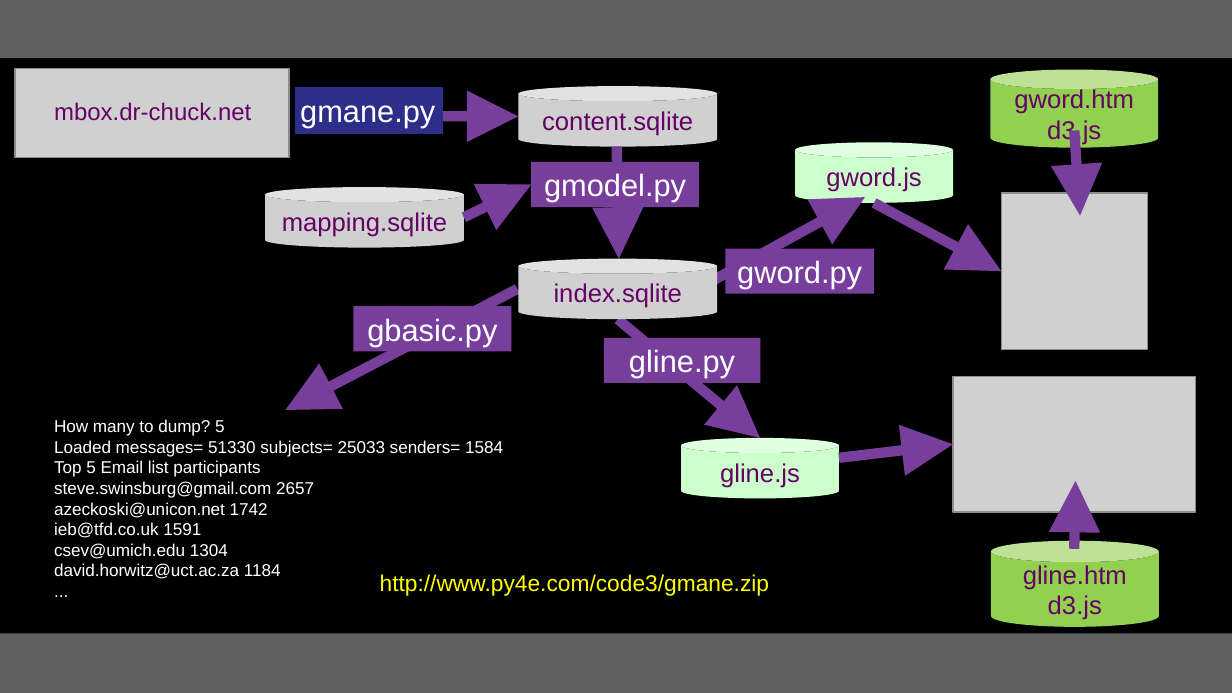
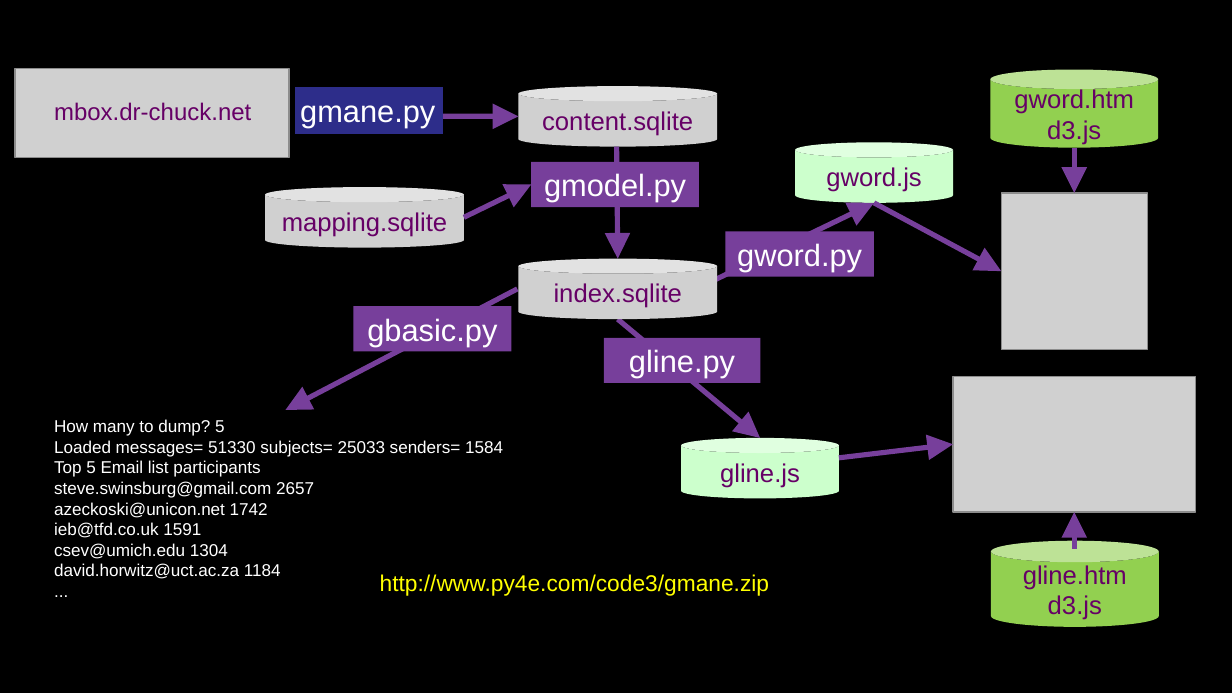
Before and after one commit to csev/py4e, a slide deck: slide 18 of lectures3/Pythonlearn-16-Data-Viz.pptx. Drawn at 1232x693 pixels with LibreOffice and Linux fonts; fonts in the diff are those of the drawing; grey boxes stand for pictures. Boxes give left, top, right and bottom in pixels: in the first picture for what was removed or moved away, otherwise in the second. Text is boxed around its words. In the diff, an @@ line names an element or a change of style, - is before the commit and + after.

```diff
--- a/lectures3/Pythonlearn-16-Data-Viz.pptx
+++ b/lectures3/Pythonlearn-16-Data-Viz.pptx
@@ rectangle removed at <box>0,0,1232,58</box> @@
@@ arrow (301, 116) - (519, 116): stroke #773F9B 6 pt to #773F9B 3 pt @@
@@ arrow (617, 147) - (617, 259): stroke #773F9B 6 pt to #773F9B 3 pt @@
@@ arrow moved from (1074, 131) - (1080, 216) to (1074, 148) - (1074, 193) @@
@@ arrow (1074, 148) - (1074, 193): stroke #773F9B 6 pt to #773F9B 3 pt @@
@@ arrow (464, 217) - (531, 185): stroke #773F9B 6 pt to #773F9B 3 pt @@
@@ arrow moved from (708, 283) - (865, 197) to (708, 283) - (873, 203) @@
@@ arrow (708, 283) - (873, 203): stroke #773F9B 6 pt to #773F9B 3 pt @@
@@ arrow (873, 203) - (1002, 271): stroke #773F9B 6 pt to #773F9B 3 pt @@
@@ rectangle "gword.py": place and size @@
-rectangle "gword.py" at <box>726,249,875,294</box>
+rectangle "gword.py" at <box>726,232,875,277</box>
@@ arrow (517, 290) - (286, 410): stroke #773F9B 6 pt to #773F9B 3 pt @@
@@ arrow (617, 319) - (760, 437): stroke #773F9B 6 pt to #773F9B 3 pt @@
@@ arrow (839, 458) - (954, 445): stroke #773F9B 6 pt to #773F9B 3 pt @@
@@ arrow moved from (1074, 548) - (1076, 480) to (1074, 548) - (1074, 513) @@
@@ arrow (1074, 548) - (1074, 513): stroke #773F9B 6 pt to #773F9B 3 pt @@
@@ rectangle at <box>0,633,1232,692</box>: fill #606060 to #000000 @@
```
Also in this commit, not shown: 18 other slides changed.
